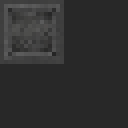
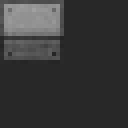
Comparing the layer stacks of the two 128px x 128px images. Changes:
showed group "Tank / Pump" (1st of 2, in "Elements") (9 layers) over box(0, 8, 64, 60)
hid "Bezel" (1st of 2, in "Elements") over box(4, 4, 60, 60)
showed group "Highlights/Shadows" (1st of 2, in "Elements") (4 layers) over box(0, 0, 64, 44)
showed "Highlights" (1st of 5, in "Elements" › "Highlights/Shadows") over box(4, 36, 60, 44)
showed "Panel Line" (1st of 5, in "Elements" › "Highlights/Shadows") over box(4, 36, 60, 40)
showed "Panel Toning" (1st of 6, in "Elements" › "Highlights/Shadows") over box(0, 0, 64, 36)
hid "Magic Stone" (1st of 3, in "Base Textures") over box(0, 0, 64, 64)
showed "BC - Dark" over box(0, 0, 64, 64)
